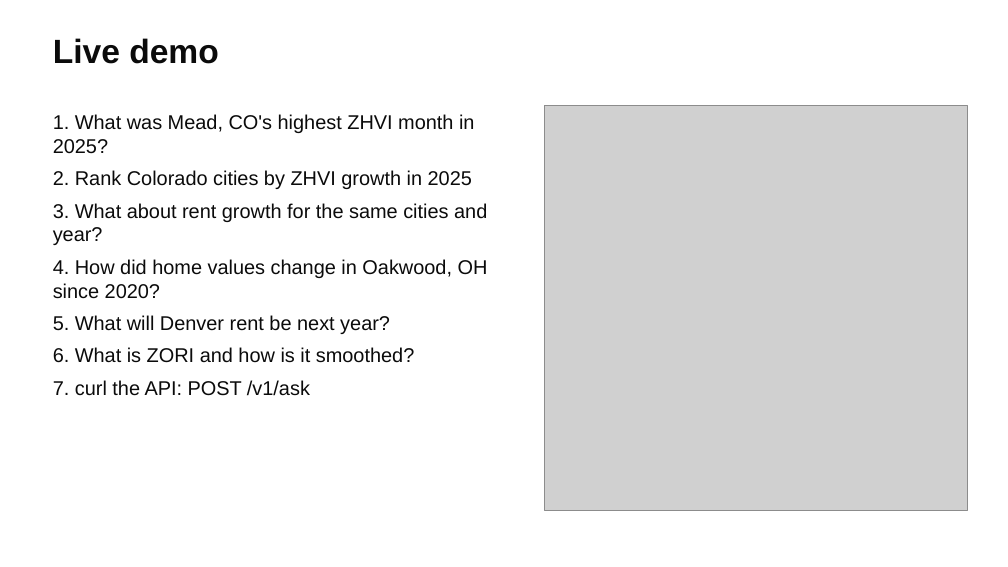
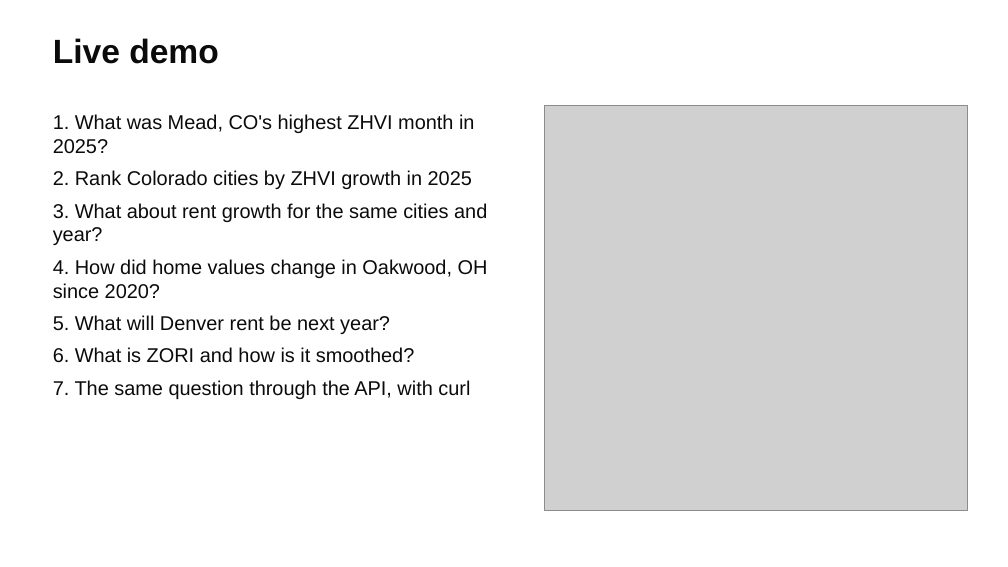
Before and after one commit to weimiao67/llm-class-final, a slide deck: slide 12 of docs/slides/housing-analyst.pptx. Drawn at 1008x567 pixels with LibreOffice and Linux fonts; fonts in the diff are those of the drawing; grey boxes stand for pictures. Boxes give left, top, right and bottom in pixels: in the first picture for what was removed or moved away, otherwise in the second. Text is boxed around its words. In the diff, an @@ line names an element or a change of style, - is before the commit and + after.

```diff
--- a/docs/slides/housing-analyst.pptx
+++ b/docs/slides/housing-analyst.pptx
@@ text at (x1=53, y1=380, x2=470, y2=399): text changed @@
-7. curl the API: POST /v1/ask
+7. The same question through the API, with curl
```
Also in this commit, not shown: 14 other slides changed, 1 other file.
